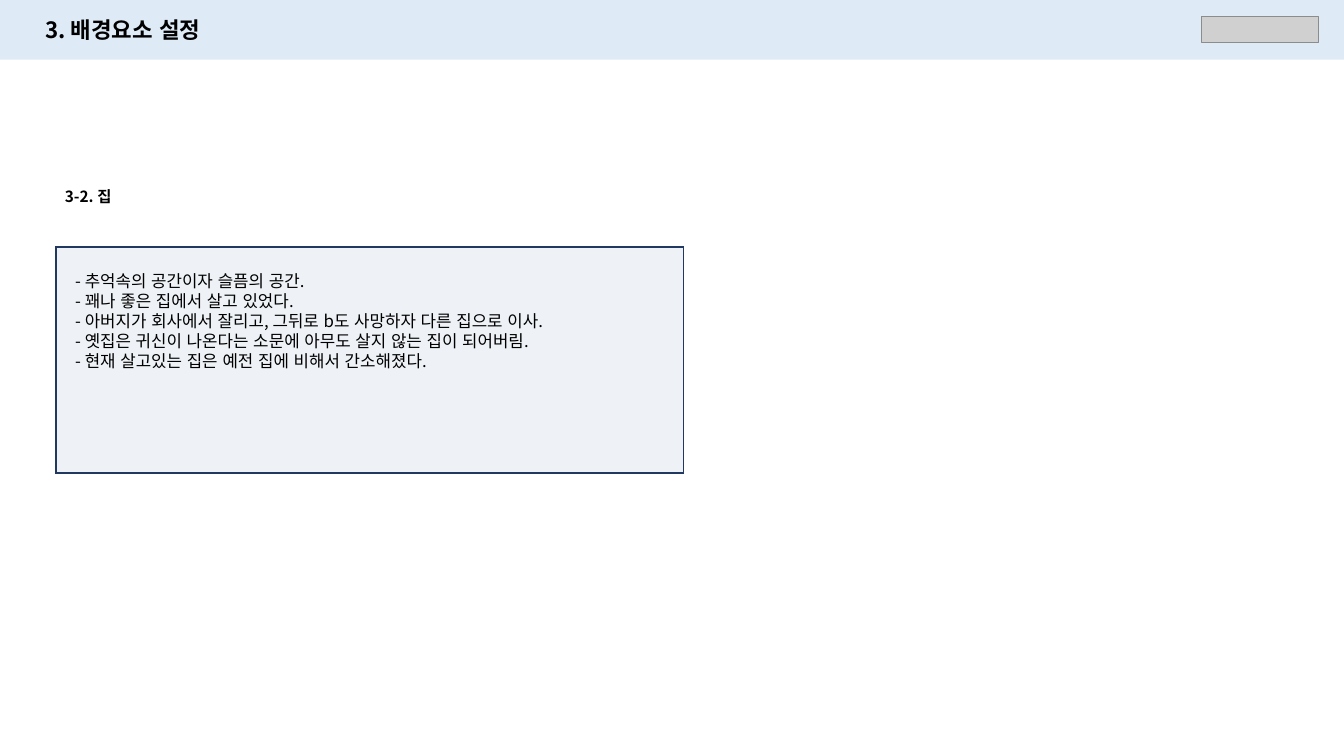
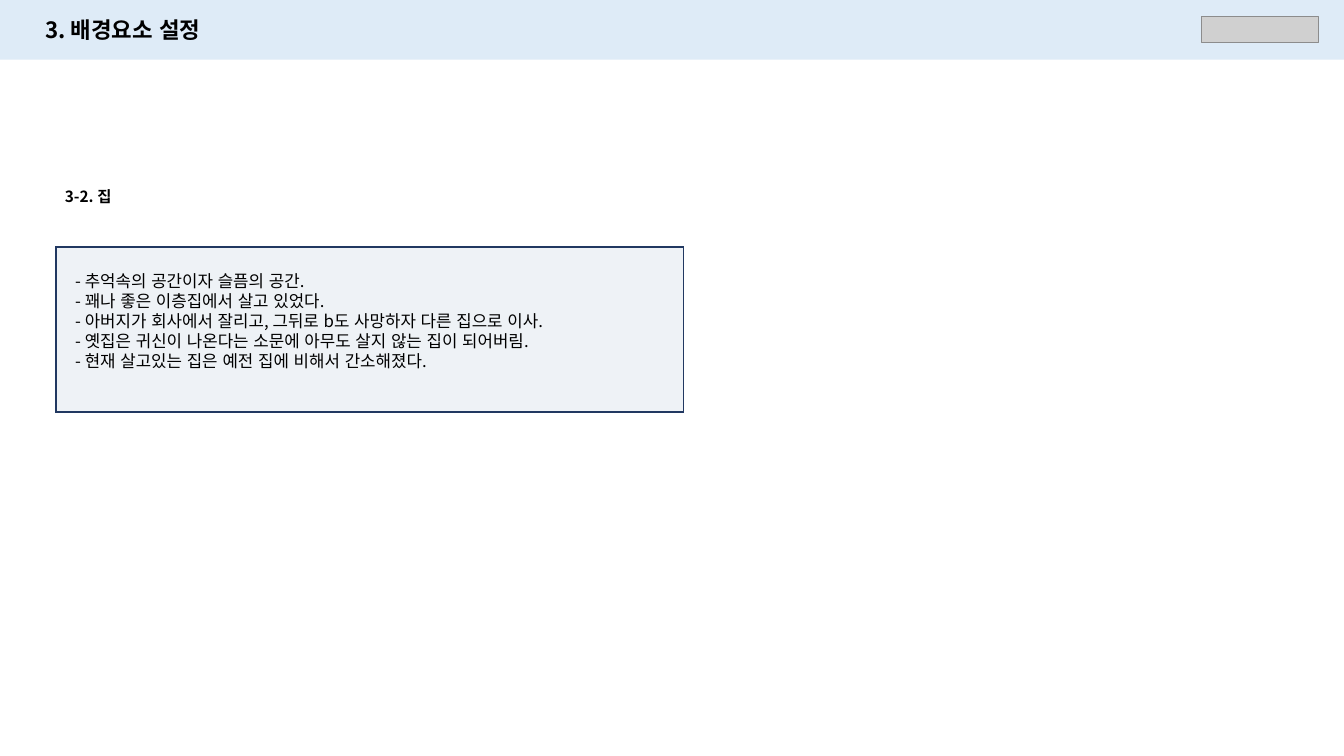
Before and after one commit to PerfectEgg/-Receivers, a slide deck: slide 12 of 캐릭터 설정_v1.02.pptx (slide 15 before the commit). Drawn at 1344x756 pixels with LibreOffice and Linux fonts; fonts in the diff are those of the drawing; grey boxes stand for pictures. Boxes give left, top, right and bottom in pixels: in the first picture for what was removed or moved away, otherwise in the second. Text is boxed around its words. In the diff, an @@ line names an element or a change of style, - is before the commit and + after.

```diff
--- a/캐릭터 설정_v1.02.pptx
+++ b/캐릭터 설정_v1.02.pptx
@@ rectangle: place and size @@
-rectangle at (56,247,685,473)
+rectangle at (56,247,685,412)
@@ text at (85,293,324,309): text changed @@
-- 꽤나 좋은 집에서 살고 있었다.
+- 꽤나 좋은 이층집에서 살고 있었다.
```
Also in this commit, not shown: 6 other slides changed, 1 slide added, 3 slides removed, 1 other file.
